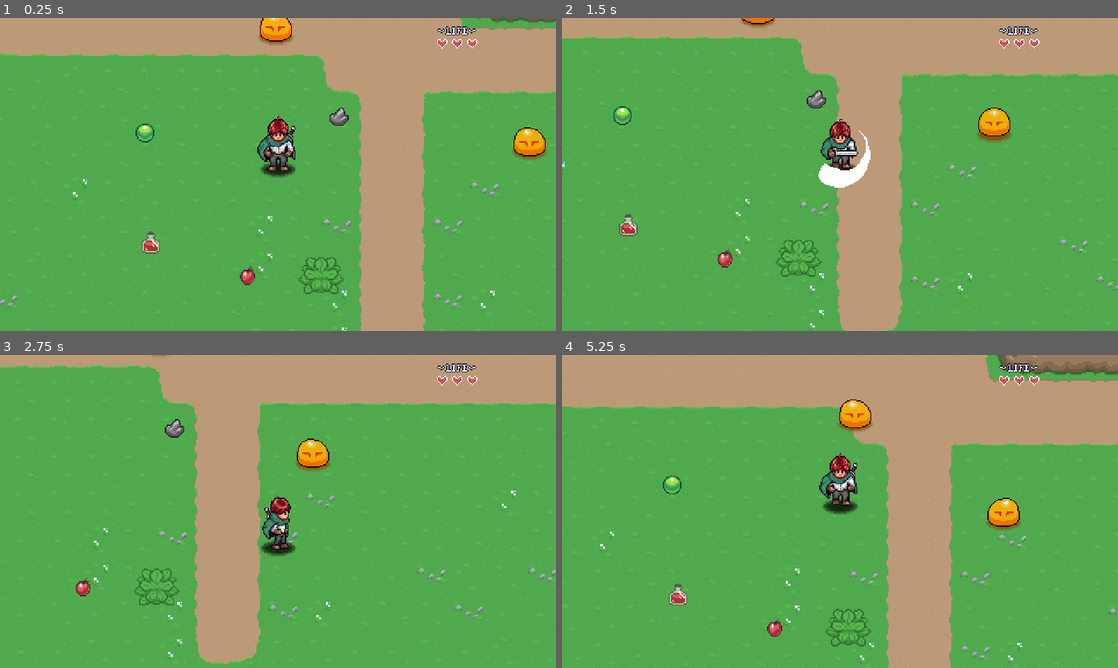
Above: before the commit, frames 1-4 (two rows, left to right).
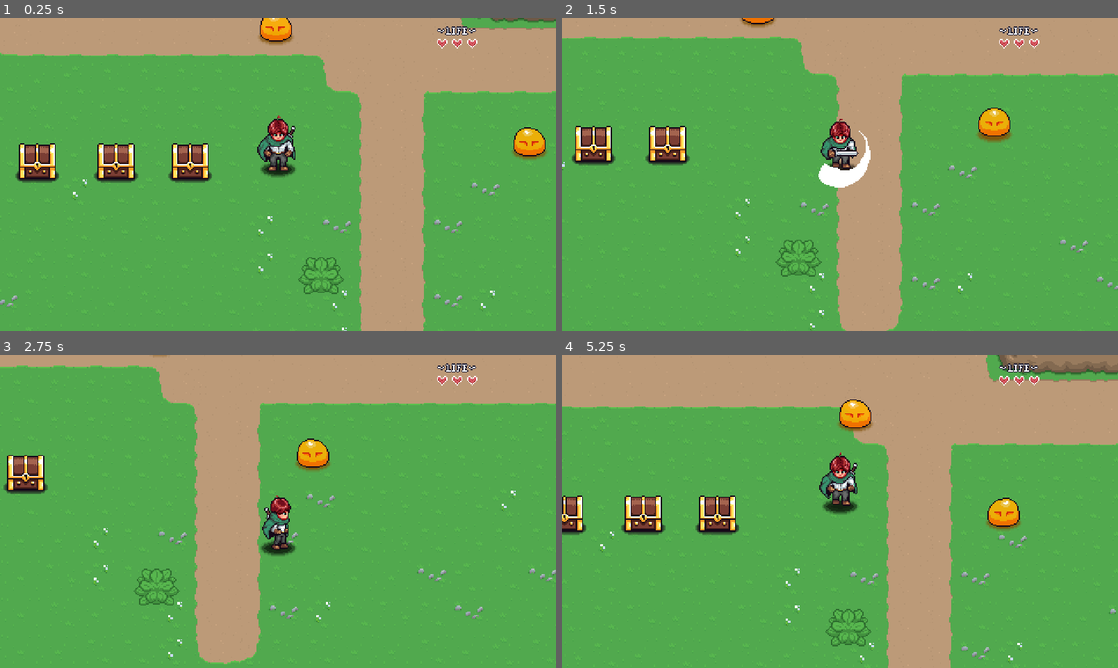
Above: after the commit, the same moments.

Repository: philozofer/aarpg
Game: Godot game, scene res://scenes/levels/playground.tscn
The game is run twice, just before and just after one commit, with the same random seed, the same clock (stepped at 60 frames per second) and the same inputs. Sound files missing from this copy of the repository are replaced by a short silence.
Inputs:
- Up to frame 1 (0.25 s): no input
- Up to frame 2 (1.5 s): tap Enter at 0.5 s; hold D (move_right) 0.53-1.28 s; hold G (interact, bound only after the commit) 0.53-1.28 s; hold S (move_down) from 1.28 s (still down); tap J (attack) at 1.35 s
- Up to frame 3 (2.75 s): tap G (interact, bound only after the commit) at 1.55 s; release S (move_down) at 2.03 s; hold D (move_right) from 2.03 s (still down); hold G (interact, bound only after the commit) from 2.03 s (still down)
- Up to frame 4 (5.25 s): release D (move_right) at 2.78 s; release G (interact, bound only after the commit) at 2.78 s; hold W (move_up) 2.78-3.53 s; tap G (interact, bound only after the commit) at 2.85, 3.8, 4.35 s; hold J (attack) 3.53-4.28 s; hold A (move_left) 3.53-5.03 s; hold S (move_down) from 5.03 s (still down); hold G (interact, bound only after the commit) from 5.03 s (still down)

The runs differ from the first frame. In frame 1, 3.1% of the frame differs, in the area x 2-63%, y 28-86%; in frame 2, 2.3%; in frame 3, 1.1%; in frame 4, 2.6%.

Commit message:
added treasure chest pickup with resources + animations / +debug msgs

Diff:
--- a/assets/objects/gem.tres
+++ b/assets/objects/gem.tres
@@ -12,3 +12,4 @@
 name = ""
 description = "A valuable stone"
 texture = SubResource("AtlasTexture_ag48a")
+effects = Array[Resource("res://scripts/objects/item_effects/item_effect.gd")]([])
--- a/autoloads/global_player_manager.gd
+++ b/autoloads/global_player_manager.gd
@@ -3,6 +3,7 @@
 const PLAYER = preload("res://scenes/characters/player.tscn")
 const INVENTORY_DATA: InventoryData = preload("res://scenes/ui/inventory/player_inventory.tres")
 
+signal interact_pressed
 
 var player: Player
 var player_spawned: bool = false
--- a/project.godot
+++ b/project.godot
@@ -83,11 +83,17 @@
 "events": [Object(InputEventKey,"resource_local_to_scene":false,"resource_name":"","device":-1,"window_id":0,"alt_press …(182 unchanged characters)…
 ]
 }
+interact={
+"deadzone": 0.5,
+"events": [Object(InputEventKey,"resource_local_to_scene":false,"resource_name":"","device":-1,"window_id":0,"alt_pressed":false,"shift_pressed":false,"ctrl_pressed":false,"meta_pressed":false,"pressed":false,"keycode":0,"physical_keycode":71,"key_label":0,"unicode":103,"echo":false,"script":null)
+]
+}
 
 [layer_names]
 
 2d_physics/layer_1="player"
 2d_physics/layer_2="player_hurt"
+2d_physics/layer_3="player_interactions"
 2d_physics/layer_5="walls"
 2d_physics/layer_9="enemies"
 
--- a/scenes/characters/enemies/slime.tscn
+++ b/scenes/characters/enemies/slime.tscn
@@ -15,6 +15,7 @@
 [ext_resource type="Script" path="res://scripts/characters/enemies/states/enemy_state_destroy.gd" id="12_rvlrh"]
 [ext_resource type="Resource" uid="uid://dt75q34pwfel2" path="res://assets/objects/apple.tres" id="13_32dfn"]
 [ext_resource type="Script" path="res://scripts/objects/drop_data.gd" id="14_ev6j6"]
+[ext_resource type="Resource" uid="uid://bfwcr3xry2cut" path="res://assets/objects/gem.tres" id="15_w2sxf"]
 
 [sub_resource type="CircleShape2D" id="CircleShape2D_ryhgo"]
 radius = 13.0384
@@ -701,7 +702,14 @@
 script = ExtResource("14_ev6j6")
 item = ExtResource("13_32dfn")
 probability = 100.0
-min_amount = 1.0
+min_amount = 0.0
+max_amount = 4.0
+
+[sub_resource type="Resource" id="Resource_p3oge"]
+script = ExtResource("14_ev6j6")
+item = ExtResource("15_w2sxf")
+probability = 50.0
+min_amount = 0.0
 max_amount = 4.0
 
 [sub_resource type="Animation" id="Animation_vgdqs"]
@@ -822,7 +830,7 @@
 
 [node name="Destroy" type="Node" parent="EnemyStateMachine"]
 script = ExtResource("12_rvlrh")
-drops = Array[ExtResource("14_ev6j6")]([SubResource("Resource_xo2pc"), null])
+drops = Array[ExtResource("14_ev6j6")]([SubResource("Resource_xo2pc"), SubResource("Resource_p3oge")])
 
 [node name="AudioStreamPlayer2D" type="AudioStreamPlayer2D" parent="."]
 max_polyphony = 4
--- a/scenes/characters/player.tscn
+++ b/scenes/characters/player.tscn
@@ -13,6 +13,7 @@
 [ext_resource type="PackedScene" uid="uid://cr82p0fbiequb" path="res://scenes/characters/hurt_box.tscn" id="11_40kyp"]
 [ext_resource type="Script" path="res://scripts/characters/player/states/player_state_stun.gd" id="11_mr874"]
 [ext_resource type="PackedScene" uid="uid://s6tn27nqct0c" path="res://scenes/characters/hit_box.tscn" id="12_kfn3s"]
+[ext_resource type="Script" path="res://scripts/characters/player/player_interactions_manager.gd" id="13_75xy4"]
 [ext_resource type="AudioStream" uid="uid://cc48mog66i3qy" path="res://assets/sounds/hit_player.wav" id="13_l1la6"]
 
 [sub_resource type="RectangleShape2D" id="RectangleShape2D_0qsxn"]
@@ -518,6 +519,8 @@
 "walk_up": SubResource("Animation_co541")
 }
 
+[sub_resource type="RectangleShape2D" id="RectangleShape2D_7dqmy"]
+
 [sub_resource type="CircleShape2D" id="CircleShape2D_mh4x5"]
 
 [sub_resource type="Animation" id="Animation_ncgam"]
@@ -644,7 +647,6 @@
 
 [node name="Walk" type="Node" parent="PlayerStateMachine"]
 script = ExtResource("7_1mhgy")
-move_speed = null
 
 [node name="Attack" type="Node" parent="PlayerStateMachine"]
 script = ExtResource("8_qyw2a")
@@ -664,6 +666,17 @@
 max_polyphony = 5
 
 [node name="Interactions" type="Node2D" parent="."]
+script = ExtResource("13_75xy4")
+
+[node name="Area2D" type="Area2D" parent="Interactions"]
+position = Vector2(0, 6)
+collision_layer = 4
+collision_mask = 0
+monitoring = false
+
+[node name="CollisionShape2D" type="CollisionShape2D" parent="Interactions/Area2D"]
+shape = SubResource("RectangleShape2D_7dqmy")
+debug_color = Color(0, 0.713726, 0, 0.760784)
 
 [node name="HitBox" parent="." instance=ExtResource("12_kfn3s")]
 collision_layer = 2
--- a/scenes/levels/playground.tscn
+++ b/scenes/levels/playground.tscn
@@ -6,11 +6,10 @@
 [ext_resource type="PackedScene" uid="uid://doku2rqdjmkv3" path="res://scenes/levels/player_spawn.tscn" id="3_wsi6n"]
 [ext_resource type="PackedScene" uid="uid://cxmgl43fpgqqx" path="res://scenes/levels/level_transition.tscn" id="5_ilf6u"]
 [ext_resource type="PackedScene" uid="uid://bhcrxni5j5hcs" path="res://scenes/objects/plant.tscn" id="6_jlabv"]
-[ext_resource type="PackedScene" uid="uid://chs4ay5xojqdl" path="res://scenes/objects/item_pickup.tscn" id="7_rskqk"]
-[ext_resource type="Resource" uid="uid://bfwcr3xry2cut" path="res://assets/objects/gem.tres" id="8_dyrvt"]
+[ext_resource type="PackedScene" uid="uid://h507omgrjn67" path="res://scenes/objects/treasure_chest.tscn" id="7_08d6d"]
+[ext_resource type="Resource" uid="uid://bfwcr3xry2cut" path="res://assets/objects/gem.tres" id="9_rnxpl"]
 [ext_resource type="Resource" uid="uid://crnjwdxnw3p3g" path="res://assets/objects/potion.tres" id="9_uojiv"]
-[ext_resource type="Resource" uid="uid://dn5n26mrkhwvd" path="res://assets/objects/stone.tres" id="10_1lyjc"]
-[ext_resource type="Resource" uid="uid://dt75q34pwfel2" path="res://assets/objects/apple.tres" id="11_g1g6w"]
+[ext_resource type="Resource" uid="uid://dt75q34pwfel2" path="res://assets/objects/apple.tres" id="9_ydngy"]
 
 [node name="Playground" type="Node2D"]
 y_sort_enabled = true
@@ -45,18 +44,17 @@
 [node name="Plant2" parent="." instance=ExtResource("6_jlabv")]
 position = Vector2(163, 377)
 
-[node name="ItemPickup" parent="." instance=ExtResource("7_rskqk")]
-position = Vector2(11, 255)
-item_data = ExtResource("8_dyrvt")
+[node name="TreasureChest" parent="." instance=ExtResource("7_08d6d")]
+position = Vector2(50, 283)
+item_data = ExtResource("9_uojiv")
+quantity = 2
 
-[node name="ItemPickup2" parent="." instance=ExtResource("7_rskqk")]
-position = Vector2(16, 351)
-item_data = ExtResource("9_uojiv")
+[node name="TreasureChest2" parent="." instance=ExtResource("7_08d6d")]
+position = Vector2(-14, 283)
+item_data = ExtResource("9_ydngy")
+quantity = 3
 
-[node name="ItemPickup3" parent="." instance=ExtResource("7_rskqk")]
-position = Vector2(178, 241)
-item_data = ExtResource("10_1lyjc")
-
-[node name="ItemPickup4" parent="." instance=ExtResource("7_rskqk")]
-position = Vector2(99, 378)
-item_data = ExtResource("11_g1g6w")
+[node name="TreasureChest3" parent="." instance=ExtResource("7_08d6d")]
+position = Vector2(-82, 283)
+item_data = ExtResource("9_rnxpl")
+quantity = 10
--- a/scenes/objects/item_pickup.tscn
+++ b/scenes/objects/item_pickup.tscn
@@ -1,19 +1,78 @@
-[gd_scene load_steps=4 format=3 uid="uid://chs4ay5xojqdl"]
+[gd_scene load_steps=10 format=3 uid="uid://chs4ay5xojqdl"]
 
 [ext_resource type="Script" path="res://scripts/objects/item_pickup.gd" id="1_cyvg0"]
 [ext_resource type="AudioStream" uid="uid://bdu482j5aesiq" path="res://assets/sounds/item_pickup.wav" id="2_t3wjb"]
+[ext_resource type="Texture2D" uid="uid://dupbew18scob0" path="res://assets/effects/Shadow.png" id="2_udl4q"]
+[ext_resource type="Texture2D" uid="uid://c4xiug817xu7j" path="res://assets/objects/items.png" id="3_trv8n"]
 
 [sub_resource type="CircleShape2D" id="CircleShape2D_lh3o4"]
 
-[node name="ItemPickup" type="Node2D"]
+[sub_resource type="AtlasTexture" id="AtlasTexture_sdg4d"]
+atlas = ExtResource("3_trv8n")
+region = Rect2(0, 0, 32, 32)
+
+[sub_resource type="Animation" id="Animation_6cr06"]
+resource_name = "bounce"
+step = 0.05
+tracks/0/type = "value"
+tracks/0/imported = false
+tracks/0/enabled = true
+tracks/0/path = NodePath("Sprite2D:position")
+tracks/0/interp = 1
+tracks/0/loop_wrap = true
+tracks/0/keys = {
+"times": PackedFloat32Array(0.0001, 0.2, 0.4, 0.55, 0.7, 0.8, 0.9),
+"transitions": PackedFloat32Array(-2, -2, -2, -2, -2, -2, -2),
+"update": 0,
+"values": [Vector2(0, 0), Vector2(0, -6), Vector2(0, 0), Vector2(0, -3), Vector2(0, 0), Vector2(0, 0), Vector2(0, 0)]
+}
+
+[sub_resource type="Animation" id="Animation_ngwcq"]
+length = 0.001
+tracks/0/type = "value"
+tracks/0/imported = false
+tracks/0/enabled = true
+tracks/0/path = NodePath("Sprite2D:position")
+tracks/0/interp = 1
+tracks/0/loop_wrap = true
+tracks/0/keys = {
+"times": PackedFloat32Array(0),
+"transitions": PackedFloat32Array(1),
+"update": 0,
+"values": [Vector2(0, 0)]
+}
+
+[sub_resource type="AnimationLibrary" id="AnimationLibrary_i3xnb"]
+_data = {
+"RESET": SubResource("Animation_ngwcq"),
+"bounce": SubResource("Animation_6cr06")
+}
+
+[node name="ItemPickup" type="CharacterBody2D"]
 script = ExtResource("1_cyvg0")
+
+[node name="CollisionShape2D2" type="CollisionShape2D" parent="."]
+shape = SubResource("CircleShape2D_lh3o4")
 
 [node name="Area2D" type="Area2D" parent="."]
 
 [node name="CollisionShape2D" type="CollisionShape2D" parent="Area2D"]
 shape = SubResource("CircleShape2D_lh3o4")
 
+[node name="Shadow" type="Sprite2D" parent="."]
+modulate = Color(0, 0, 0, 0.498039)
+position = Vector2(0, 7)
+scale = Vector2(0.5, 0.5)
+texture = ExtResource("2_udl4q")
+
 [node name="Sprite2D" type="Sprite2D" parent="."]
+texture = SubResource("AtlasTexture_sdg4d")
 
 [node name="AudioStreamPlayer2D" type="AudioStreamPlayer2D" parent="."]
 stream = ExtResource("2_t3wjb")
+
+[node name="AnimationPlayer" type="AnimationPlayer" parent="."]
+libraries = {
+"": SubResource("AnimationLibrary_i3xnb")
+}
+autoplay = "bounce"
--- /dev/null
+++ b/scenes/objects/treasure_chest.tscn
@@ -0,0 +1,257 @@
+[gd_scene load_steps=13 format=3 uid="uid://h507omgrjn67"]
+
+[ext_resource type="Script" path="res://scripts/objects/treasure_chest.gd" id="1_gr0a1"]
+[ext_resource type="Texture2D" uid="uid://diwnel70ui2m1" path="res://assets/objects/treasure_chest.png" id="2_64ckp"]
+[ext_resource type="Texture2D" uid="uid://c4xiug817xu7j" path="res://assets/objects/items.png" id="3_m7v8c"]
+[ext_resource type="AudioStream" uid="uid://dmgxwsuuu0yp3" path="res://assets/sounds/treasure-open.wav" id="4_u0mkh"]
+
+[sub_resource type="AtlasTexture" id="AtlasTexture_wq0iv"]
+atlas = ExtResource("3_m7v8c")
+region = Rect2(128, 0, 32, 32)
+
+[sub_resource type="Animation" id="Animation_oet7n"]
+length = 0.001
+tracks/0/type = "value"
+tracks/0/imported = false
+tracks/0/enabled = true
+tracks/0/path = NodePath("Chest:visible")
+tracks/0/interp = 1
+tracks/0/loop_wrap = true
+tracks/0/keys = {
+"times": PackedFloat32Array(0),
+"transitions": PackedFloat32Array(1),
+"update": 1,
+"values": [true]
+}
+tracks/1/type = "value"
+tracks/1/imported = false
+tracks/1/enabled = true
+tracks/1/path = NodePath("Chest:frame")
+tracks/1/interp = 1
+tracks/1/loop_wrap = true
+tracks/1/keys = {
+"times": PackedFloat32Array(0),
+"transitions": PackedFloat32Array(1),
+"update": 1,
+"values": [0]
+}
+tracks/2/type = "value"
+tracks/2/imported = false
+tracks/2/enabled = true
+tracks/2/path = NodePath("Item:visible")
+tracks/2/interp = 1
+tracks/2/loop_wrap = true
+tracks/2/keys = {
+"times": PackedFloat32Array(0),
+"transitions": PackedFloat32Array(1),
+"update": 1,
+"values": [true]
+}
+tracks/3/type = "value"
+tracks/3/imported = false
+tracks/3/enabled = true
+tracks/3/path = NodePath("Item:position")
+tracks/3/interp = 1
+tracks/3/loop_wrap = true
+tracks/3/keys = {
+"times": PackedFloat32Array(0),
+"transitions": PackedFloat32Array(1),
+"update": 0,
+"values": [Vector2(0, -10)]
+}
+tracks/4/type = "value"
+tracks/4/imported = false
+tracks/4/enabled = true
+tracks/4/path = NodePath("Item:modulate")
+tracks/4/interp = 1
+tracks/4/loop_wrap = true
+tracks/4/keys = {
+"times": PackedFloat32Array(0),
+"transitions": PackedFloat32Array(1),
+"update": 0,
+"values": [Color(1, 1, 1, 1)]
+}
+
+[sub_resource type="Animation" id="Animation_88obr"]
+resource_name = "closed"
+tracks/0/type = "value"
+tracks/0/imported = false
+tracks/0/enabled = true
+tracks/0/path = NodePath("Chest:frame")
+tracks/0/interp = 1
+tracks/0/loop_wrap = true
+tracks/0/keys = {
+"times": PackedFloat32Array(0),
+"transitions": PackedFloat32Array(1),
+"update": 1,
+"values": [0]
+}
+tracks/1/type = "value"
+tracks/1/imported = false
+tracks/1/enabled = true
+tracks/1/path = NodePath("Item:visible")
+tracks/1/interp = 1
+tracks/1/loop_wrap = true
+tracks/1/keys = {
+"times": PackedFloat32Array(0),
+"transitions": PackedFloat32Array(1),
+"update": 1,
+"values": [false]
+}
+
+[sub_resource type="Animation" id="Animation_6hv7g"]
+resource_name = "open_chest"
+length = 1.4
+tracks/0/type = "value"
+tracks/0/imported = false
+tracks/0/enabled = true
+tracks/0/path = NodePath("Chest:frame")
+tracks/0/interp = 1
+tracks/0/loop_wrap = true
+tracks/0/keys = {
+"times": PackedFloat32Array(0, 0.1),
+"transitions": PackedFloat32Array(1, 1),
+"update": 1,
+"values": [0, 1]
+}
+tracks/1/type = "value"
+tracks/1/imported = false
+tracks/1/enabled = true
+tracks/1/path = NodePath("Item:visible")
+tracks/1/interp = 1
+tracks/1/loop_wrap = true
+tracks/1/keys = {
+"times": PackedFloat32Array(0, 0.1),
+"transitions": PackedFloat32Array(1, 1),
+"update": 1,
+"values": [false, true]
+}
+tracks/2/type = "audio"
+tracks/2/imported = false
+tracks/2/enabled = true
+tracks/2/path = NodePath("AudioStreamPlayer2D")
+tracks/2/interp = 1
+tracks/2/loop_wrap = true
+tracks/2/keys = {
+"clips": [{
+"end_offset": 0.0,
+"start_offset": 0.0,
+"stream": ExtResource("4_u0mkh")
+}],
+"times": PackedFloat32Array(0.1)
+}
+tracks/2/use_blend = true
+tracks/3/type = "value"
+tracks/3/imported = false
+tracks/3/enabled = true
+tracks/3/path = NodePath("Item:position")
+tracks/3/interp = 1
+tracks/3/loop_wrap = true
+tracks/3/keys = {
+"times": PackedFloat32Array(0.1, 0.3, 0.5, 0.7, 1.4),
+"transitions": PackedFloat32Array(0.5, -2, 2, 1, 1),
+"update": 0,
+"values": [Vector2(0, -10), Vector2(0, -60), Vector2(0, -48), Vector2(0, -50), Vector2(0, -50)]
+}
+tracks/4/type = "value"
+tracks/4/imported = false
+tracks/4/enabled = true
+tracks/4/path = NodePath("Item:modulate")
+tracks/4/interp = 1
+tracks/4/loop_wrap = true
+tracks/4/keys = {
+"times": PackedFloat32Array(0.2, 0.3, 0.5, 1, 1.2),
+"transitions": PackedFloat32Array(1, 1, 1, 1, 1),
+"update": 0,
+"values": [Color(2, 2, 2, 1), Color(2, 2, 2, 1), Color(1, 1, 1, 1), Color(1, 1, 1, 1), Color(1, 1, 1, 0)]
+}
+
+[sub_resource type="Animation" id="Animation_tgjgd"]
+resource_name = "opened"
+tracks/0/type = "value"
+tracks/0/imported = false
+tracks/0/enabled = true
+tracks/0/path = NodePath("Chest:frame")
+tracks/0/interp = 1
+tracks/0/loop_wrap = true
+tracks/0/keys = {
+"times": PackedFloat32Array(0),
+"transitions": PackedFloat32Array(1),
+"update": 1,
+"values": [1]
+}
+tracks/1/type = "value"
+tracks/1/imported = false
+tracks/1/enabled = true
+tracks/1/path = NodePath("Item:visible")
+tracks/1/interp = 1
+tracks/1/loop_wrap = true
+tracks/1/keys = {
+"times": PackedFloat32Array(0),
+"transitions": PackedFloat32Array(1),
+"update": 1,
+"values": [false]
+}
+
+[sub_resource type="AnimationLibrary" id="AnimationLibrary_1vryp"]
+_data = {
+"RESET": SubResource("Animation_oet7n"),
+"closed": SubResource("Animation_88obr"),
+"open_chest": SubResource("Animation_6hv7g"),
+"opened": SubResource("Animation_tgjgd")
+}
+
+[sub_resource type="RectangleShape2D" id="RectangleShape2D_fs3tj"]
+size = Vector2(32, 10)
+
+[sub_resource type="RectangleShape2D" id="RectangleShape2D_dn0qd"]
+size = Vector2(36, 17)
+
+[node name="TreasureChest" type="Node2D"]
+script = ExtResource("1_gr0a1")
+
+[node name="Chest" type="Sprite2D" parent="."]
+position = Vector2(0, -10)
+texture = ExtResource("2_64ckp")
+hframes = 2
+
+[node name="Item" type="Sprite2D" parent="."]
+position = Vector2(0, -10)
+texture = SubResource("AtlasTexture_wq0iv")
+
+[node name="Label" type="Label" parent="Item"]
+offset_left = 13.0
+offset_top = -11.0
+offset_right = 53.0
+offset_bottom = 12.0
+theme_override_colors/font_outline_color = Color(0, 0, 0, 1)
+theme_override_constants/outline_size = 4
+theme_override_font_sizes/font_size = 10
+text = "x1"
+vertical_alignment = 1
+
+[node name="AnimationPlayer" type="AnimationPlayer" parent="."]
+libraries = {
+"": SubResource("AnimationLibrary_1vryp")
+}
+autoplay = "closed"
+
+[node name="AudioStreamPlayer2D" type="AudioStreamPlayer2D" parent="."]
+
+[node name="StaticBody2D" type="StaticBody2D" parent="."]
+collision_layer = 16
+collision_mask = 0
+
+[node name="CollisionShape2D" type="CollisionShape2D" parent="StaticBody2D"]
+position = Vector2(0, 5)
+shape = SubResource("RectangleShape2D_fs3tj")
+
+[node name="Area2D" type="Area2D" parent="."]
+collision_layer = 0
+collision_mask = 4
+monitorable = false
+
+[node name="CollisionShape2D" type="CollisionShape2D" parent="Area2D"]
+position = Vector2(0, 5.5)
+shape = SubResource("RectangleShape2D_dn0qd")
+debug_color = Color(0, 0.956863, 0.227451, 0.419608)
--- a/scripts/characters/enemies/states/enemy_state_destroy.gd
+++ b/scripts/characters/enemies/states/enemy_state_destroy.gd
@@ -73,5 +73,6 @@
 			var drop: ItemPickup = PICKUP.instantiate() as ItemPickup
 			drop.item_data = drops[i].item
 			enemy.get_parent().call_deferred("add_child", drop)
-			drop.global_position = enemy.global_position + Vector2(randf() * 16, randf() * 16)
+			drop.global_position = enemy.global_position
+			drop.velocity = enemy.velocity.rotated(randf_range(-1.5, 1.5) * randf_range(0.9, 1.5))
 	pass
--- a/scripts/characters/player/states/player_state_idle.gd
+++ b/scripts/characters/player/states/player_state_idle.gd
@@ -27,4 +27,6 @@
 func handle_input(_event: InputEvent) -> State:
 	if _event.is_action_pressed("attack"):
 		return attack
+	if _event.is_action_pressed("interact"):
+		PlayerManager.interact_pressed.emit()
 	return null
--- a/scripts/characters/player/states/player_state_walk.gd
+++ b/scripts/characters/player/states/player_state_walk.gd
@@ -33,4 +33,6 @@
 func handle_input(_event: InputEvent) -> State:
 	if _event.is_action_pressed("attack"):
 		return attack
+	if _event.is_action_pressed("interact"):
+		PlayerManager.interact_pressed.emit()
 	return null
--- a/scripts/objects/item_pickup.gd
+++ b/scripts/objects/item_pickup.gd
@@ -1,5 +1,5 @@
 @tool
-class_name ItemPickup extends Node2D
+class_name ItemPickup extends CharacterBody2D
 
 @export var item_data: ItemData: set = _set_item_data
 
@@ -15,6 +15,13 @@
 		return
 	area.body_entered.connect(_on_body_entered)
 	pass # Replace with function body.
+
+
+func _physics_process(delta: float) -> void:
+	var collision_info = move_and_collide(velocity * delta)
+	if collision_info:
+		velocity = velocity.bounce(collision_info.get_normal())
+	velocity -= velocity * delta * 4
 
 
 func _on_body_entered(b) -> void:
--- /dev/null
+++ b/scripts/objects/treasure_chest.gd
@@ -0,0 +1,72 @@
+@tool
+class_name TreasureChest extends Node2D
+
+@export var item_data: ItemData : set = _set_item_data
+@export var quantity: int = 1 : set = _set_quantity
+
+var is_open: bool = false
+
+
+@onready var sprite: Sprite2D = $Item
+@onready var label: Label = $Item/Label
+@onready var animation_player: AnimationPlayer = $AnimationPlayer
+@onready var interact_area: Area2D = $Area2D
+
+
+func _ready() -> void:
+	update_texture()
+	update_label()
+
+	if Engine.is_editor_hint():
+		return
+
+	interact_area.area_entered.connect(_on_area_entered)
+	interact_area.area_exited.connect(_on_area_exit)
+	pass
+
+
+func player_interact() -> void:
+	if is_open == true:
+		return
+	is_open = true
+	animation_player.play("open_chest")
+	if item_data and quantity > 0:
+		PlayerManager.INVENTORY_DATA.add_item(item_data, quantity)
+	else:
+		printerr("No Items in Chest !")
+		push_error("No Items in Chest Name : ", name)
+	pass
+
+func _on_area_entered(_a: Area2D) -> void:
+	PlayerManager.interact_pressed.connect(player_interact)
+	pass
+
+
+func _on_area_exit(_a: Area2D) -> void:
+	PlayerManager.interact_pressed.disconnect(player_interact)
+	pass
+
+# Called when the node enters the scene tree for the first time.
+func _set_item_data(value: ItemData) -> void:
+	item_data = value
+	update_texture
+	pass
+
+func _set_quantity(value: int) -> void:
+	quantity = value
+	pass
+
+
+func update_texture() -> void:
+	if item_data and sprite:
+		sprite.texture = item_data.texture
+	pass
+
+
+func update_label() -> void:
+	if label:
+		if quantity <= 1:
+			label.text = ""
+		else:
+			label.text = "x" + str(quantity)
+	pass
Not shown: 1 places in scenes/characters/enemies/slime.tscn that only renumber resources
Not shown: 1 places in scenes/characters/player.tscn that only renumber resources
Not shown: 1 places in scenes/levels/playground.tscn that only renumber resources
